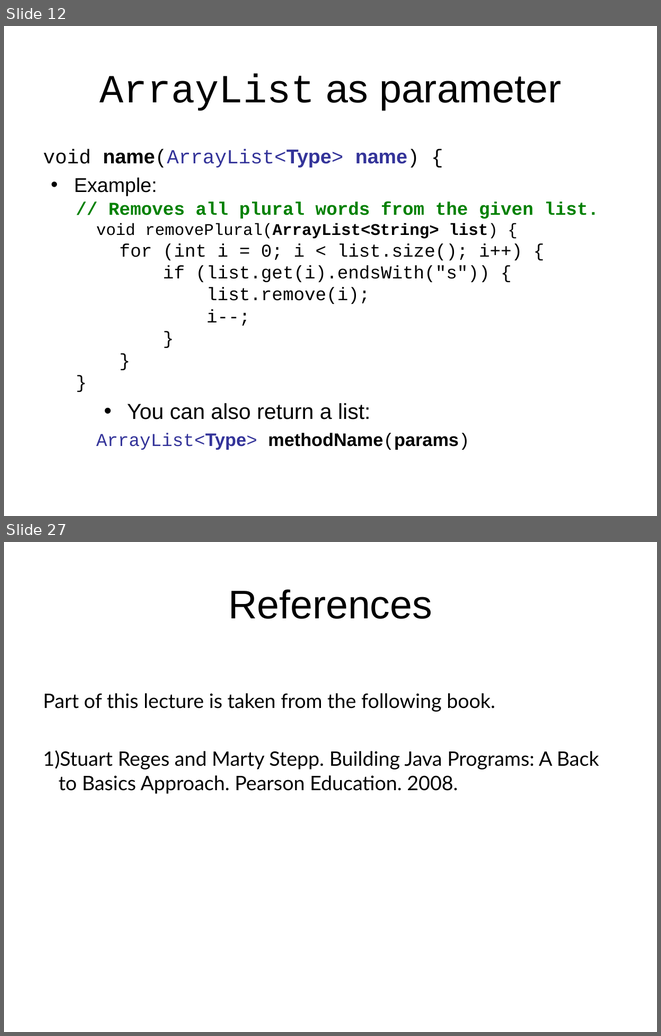
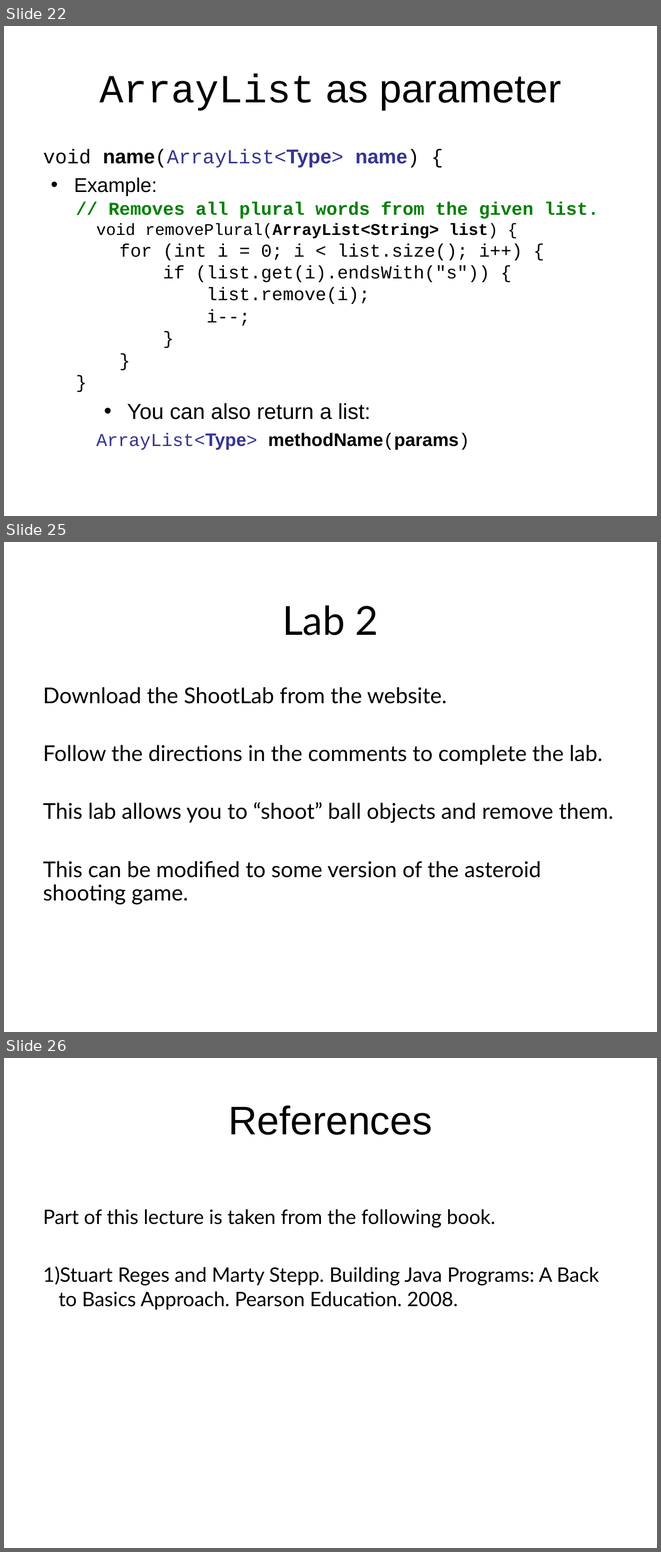
Before and after one commit to LongBaoNguyen/longbaonguyen.github.io, a slide deck: courses/apcsp/lecture13.ppt. Shown one above the other, each under a label of ours: slides 12 and 27 before the commit, slides 22, 25 and 26 after it; the slides between them are not shown. The pictures are 661x1036 and 661x1552 pixels, drawn with LibreOffice and Linux fonts; fonts in the diff are those of the drawing; background and template pictures are left out. Boxes give left, top, right and bottom in pixels: in the first picture for what was removed or moved away, otherwise in the second. Text is boxed around its words. In the diff, an @@ line names an element or a change of style, - is before the commit and + after.

```diff
--- a/courses/apcsp/lecture13.ppt
+++ b/courses/apcsp/lecture13.ppt
@@ slide 25 added at (x1=4, y1=542, x2=657, y2=1032), background picture (left out) @@
@@ title added at (x1=282, y1=605, x2=379, y2=635), 44 pt, text #000000 @@
+Lab 2
@@ text added at (x1=43, y1=687, x2=614, y2=905), 24 pt, text #000000 @@
+Download the ShootLab from the website.
+Follow the directions in the comments to complete the lab.
+This lab allows you to “shoot” ball objects and remove them.
+This can be modified to some version of the asteroid shooting game.
@@ what was slide 12 is now slide 22 @@
@@ what was slide 27 is now slide 26 @@
```
Also in this commit, not shown: 14 slides changed, 2 slides removed, 6 other files.
